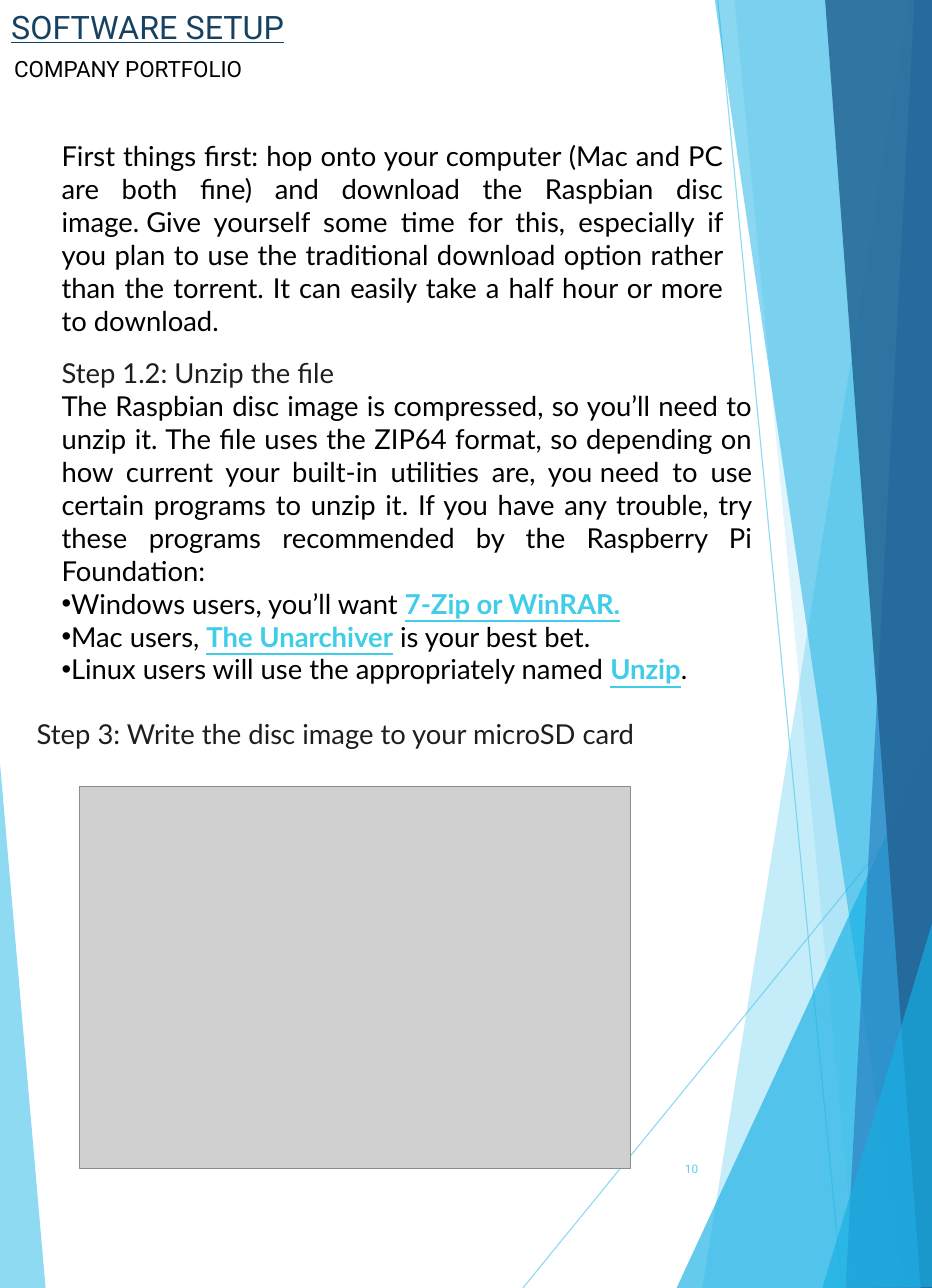
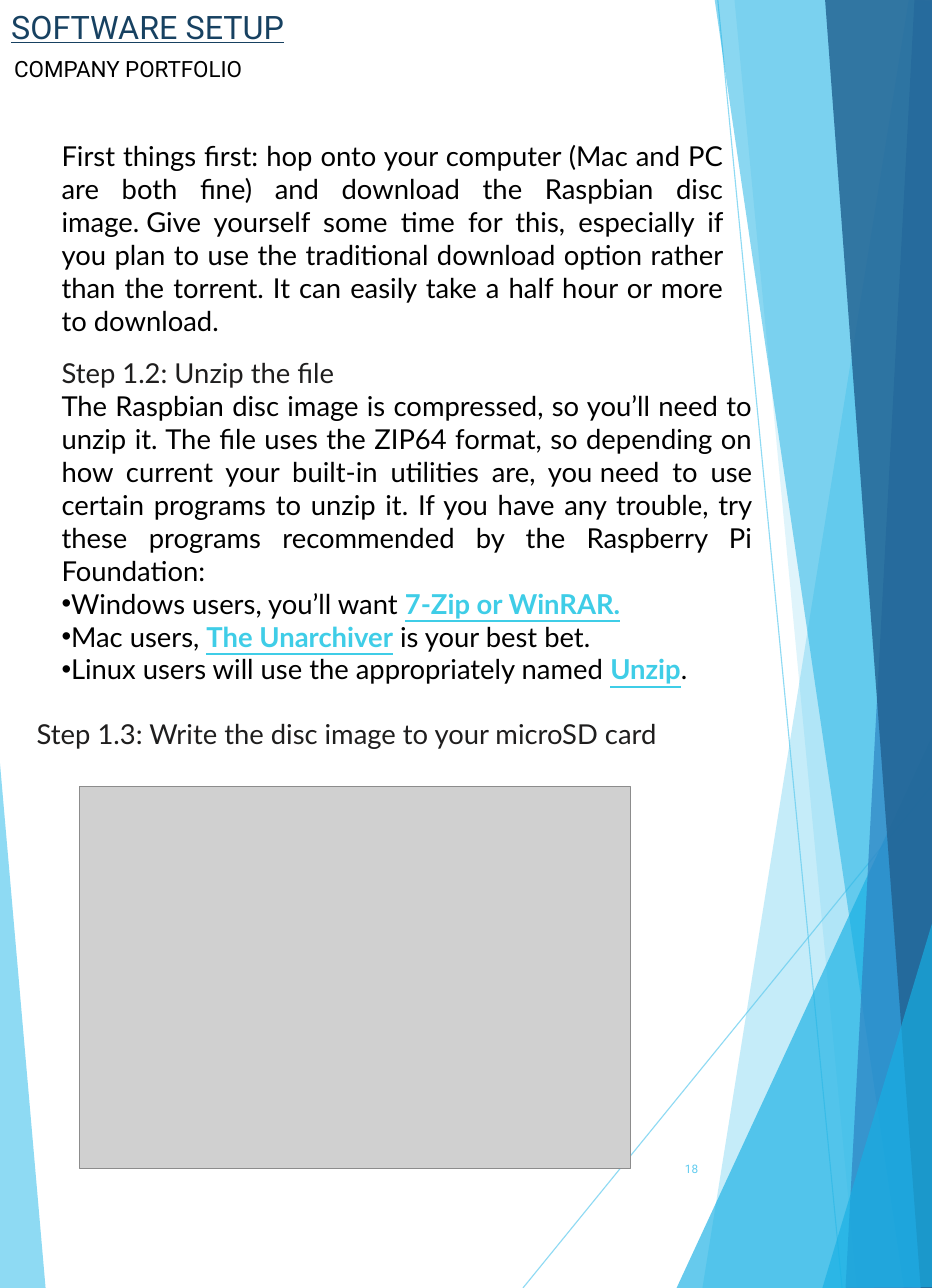
Before and after one commit to itsharsh/SmartMirror-RaspberryPi, a slide deck: slide 18 of Smart Mirror Manual.pptx (slide 10 before the commit). Drawn at 932x1288 pixels with LibreOffice and Linux fonts; fonts in the diff are those of the drawing; grey boxes stand for pictures. Boxes give left, top, right and bottom in pixels: in the first picture for what was removed or moved away, otherwise in the second. Text is boxed around its words. In the diff, an @@ line names an element or a change of style, - is before the commit and + after.

```diff
--- a/Smart Mirror Manual.pptx
+++ b/Smart Mirror Manual.pptx
@@ text at (37,723,656,749): text changed @@
-Step 3: Write the disc image to your microSD card
+Step 1.3: Write the disc image to your microSD card
```
Also in this commit, not shown: 7 other slides changed, 8 slides added, 2 slides removed.
